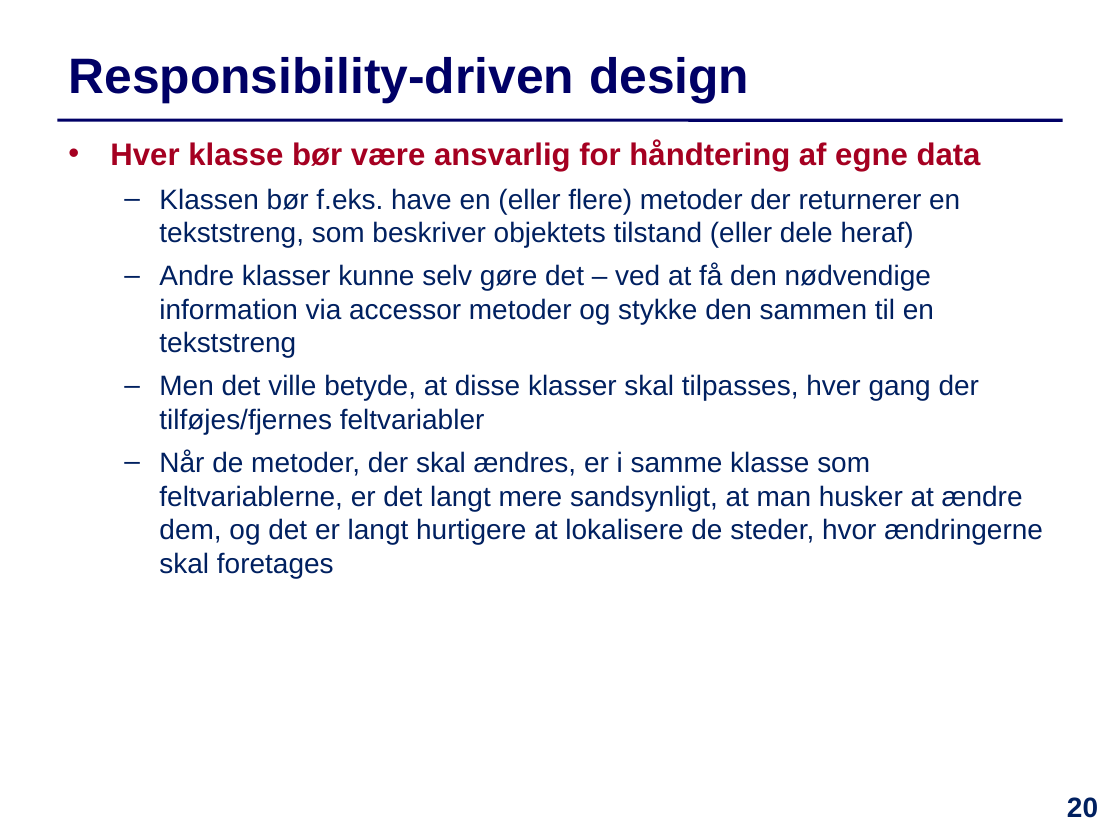
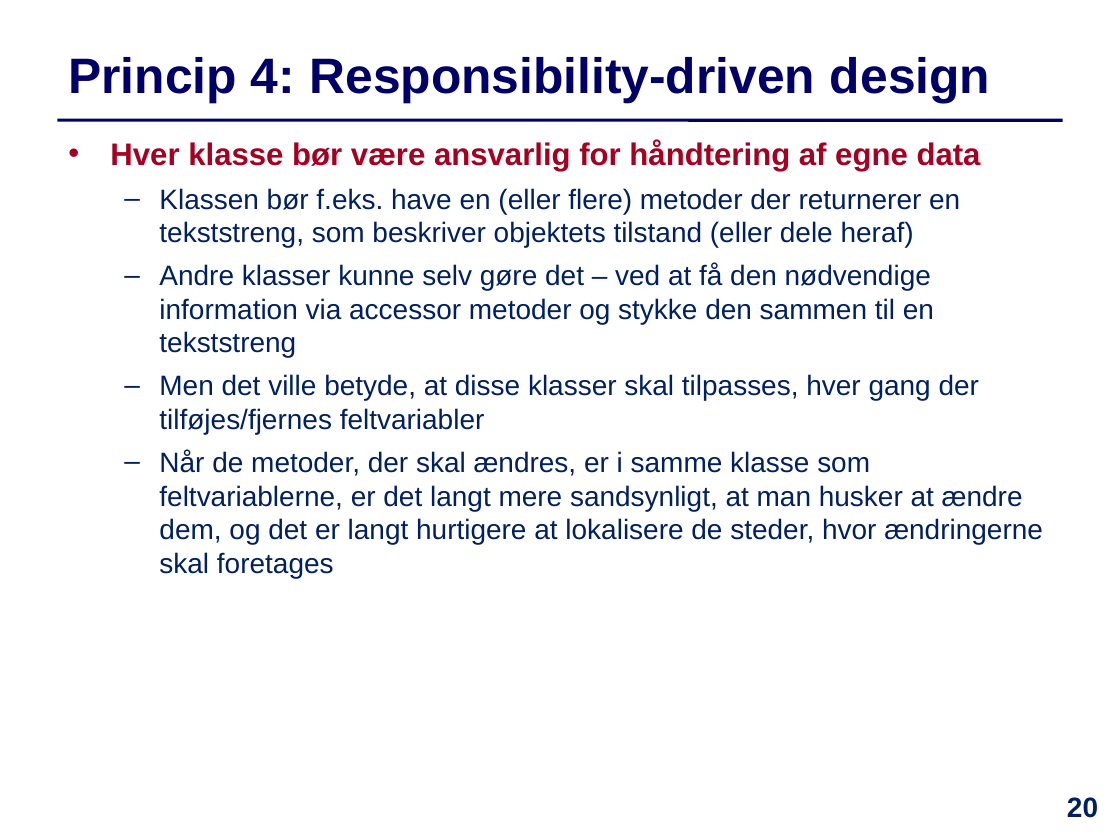
Before and after one commit to IntProgAU/Materiale, a slide deck: slide 20 of web/e24/uge_9/Slides-Uge9.pptx. Drawn at 1120x840 pixels with LibreOffice and Linux fonts; fonts in the diff are those of the drawing. Boxes give left, top, right and bottom in pixels: in the first picture for what was removed or moved away, otherwise in the second. Text is boxed around its words. In the diff, an @@ line names an element or a change of style, - is before the commit and + after.

```diff
--- a/web/e24/uge_9/Slides-Uge9.pptx
+++ b/web/e24/uge_9/Slides-Uge9.pptx
@@ title at <box>68,57,990,104</box>: text changed @@
-  Responsibility-driven design
+  Princip 4: Responsibility-driven design
```
Also in this commit, not shown: 9 other slides changed, 1 other file.
